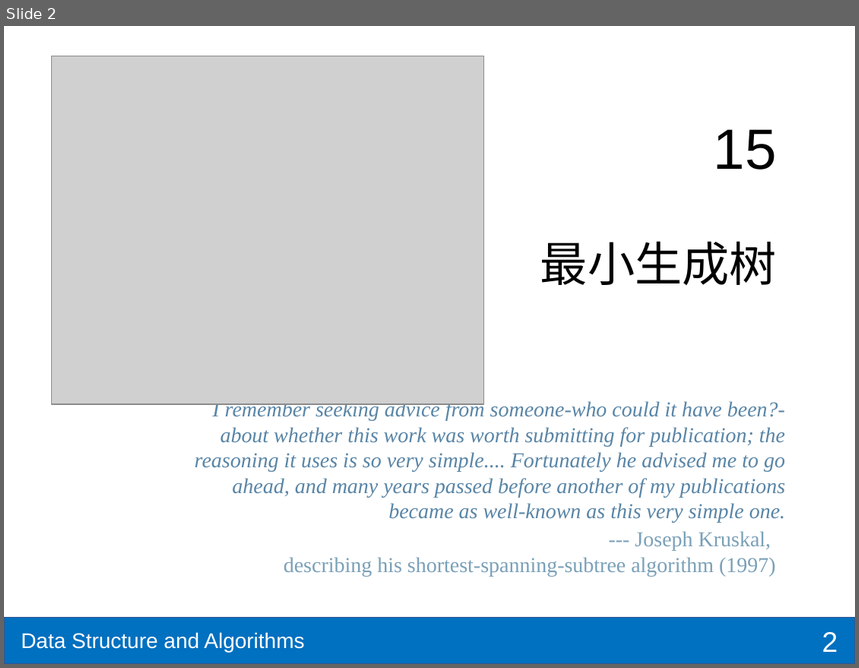
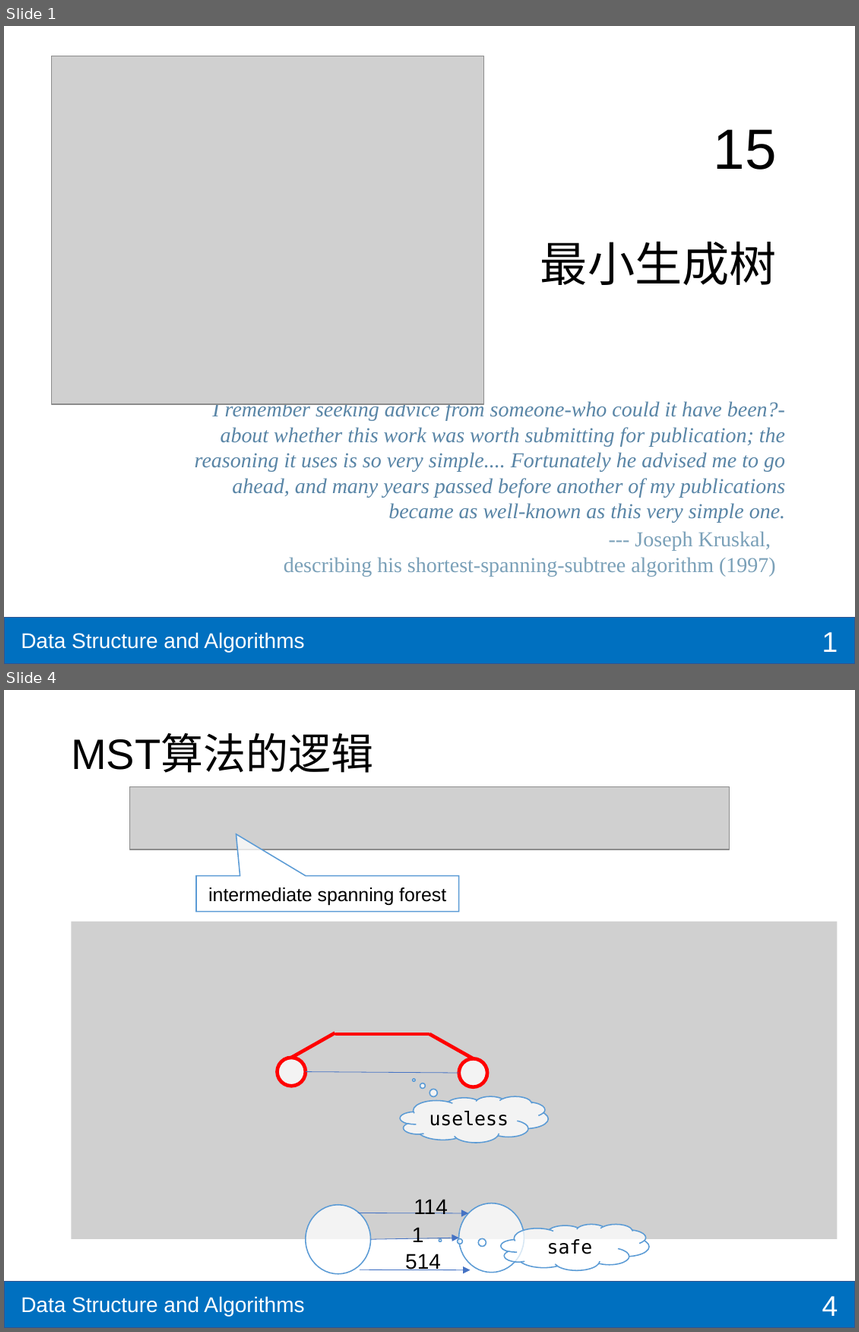
Before and after one commit to shzaiz/dx-public, a slide deck: notes/notes/ds-algo/ch15-mst.pptx. Shown one above the other, each under a label of ours: slide 2 before the commit, slides 1 and 4 after it; the slides between them are not shown. The pictures are 859x668 and 859x1332 pixels, drawn with LibreOffice and Linux fonts; fonts in the diff are those of the drawing; grey boxes stand for pictures. Boxes give left, top, right and bottom in pixels: in the first picture for what was removed or moved away, otherwise in the second. Text is boxed around its words. In the diff, an @@ line names an element or a change of style, - is before the commit and + after.

```diff
--- a/notes/notes/ds-algo/ch15-mst.pptx
+++ b/notes/notes/ds-algo/ch15-mst.pptx
@@ slide 4 added at (x1=4, y1=690, x2=855, y2=1328), background #FFFFFF; not listed: 2 template elements that a slide beside it also shows @@
@@ title added at (x1=71, y1=736, x2=373, y2=773), 36 pt, text #000000 @@
+MST算法的逻辑
@@ picture added at (x1=130, y1=787, x2=730, y2=850) @@
@@ speech box added at (x1=196, y1=876, x2=459, y2=912), fill #FFFFFF at 76% opacity, outline #5B9BD5 1 pt, 16 pt, text #000000 @@
+intermediate spanning forest
@@ picture added at (x1=71, y1=922, x2=837, y2=1240) @@
@@ line added from (292, 1058) to (335, 1033), #FF0000 3 pt @@
@@ line added from (335, 1034) to (430, 1034), #FF0000 3 pt @@
@@ line added from (430, 1034) to (473, 1059), #FF0000 3 pt @@
@@ ellipse added at (x1=278, y1=1058, x2=305, y2=1086), fill #FFFFFF at 76% opacity, outline #FF0000 3 pt @@
@@ line added from (305, 1072) to (459, 1073), #4472C4 0.5 pt @@
@@ ellipse added at (x1=459, y1=1059, x2=487, y2=1087), fill #FFFFFF at 76% opacity, outline #FF0000 3 pt @@
@@ thought cloud added at (x1=400, y1=1097, x2=548, y2=1143), fill #FFFFFF at 76% opacity, outline #5B9BD5 1 pt, 16 pt, text #000000 @@
+useless
@@ ellipse added at (x1=305, y1=1205, x2=371, y2=1274), fill #FFFFFF at 76% opacity, outline #5B9BD5 1 pt @@
@@ arrow added from (358, 1214) to (469, 1214), #4472C4 0.5 pt @@
@@ text added at (x1=414, y1=1199, x2=448, y2=1214), 18 pt, text #000000 @@
+114
@@ ellipse added at (x1=459, y1=1203, x2=525, y2=1272), fill #FFFFFF at 76% opacity, outline #5B9BD5 1 pt @@
@@ text added at (x1=412, y1=1227, x2=424, y2=1246), 18 pt, text #000000 @@
+1
@@ thought cloud added at (x1=501, y1=1224, x2=649, y2=1271), fill #FFFFFF at 76% opacity, outline #5B9BD5 1 pt, 16 pt, text #000000 @@
+safe
@@ arrow added from (371, 1240) to (459, 1238), #4472C4 0.5 pt @@
@@ text added at (x1=405, y1=1254, x2=441, y2=1271), 18 pt, text #000000 @@
+514
@@ arrow added from (360, 1271) to (471, 1271), #4472C4 0.5 pt @@
@@ page number added at (x1=823, y1=1296, x2=838, y2=1316), 24 pt, text #FFFFFF @@
+4
@@ what was slide 2 is now slide 1 @@
@@ page number at (x1=823, y1=632, x2=838, y2=652): text changed @@
-2
+1
```
Also in this commit, not shown: 11 other slides added, 21 other files.
